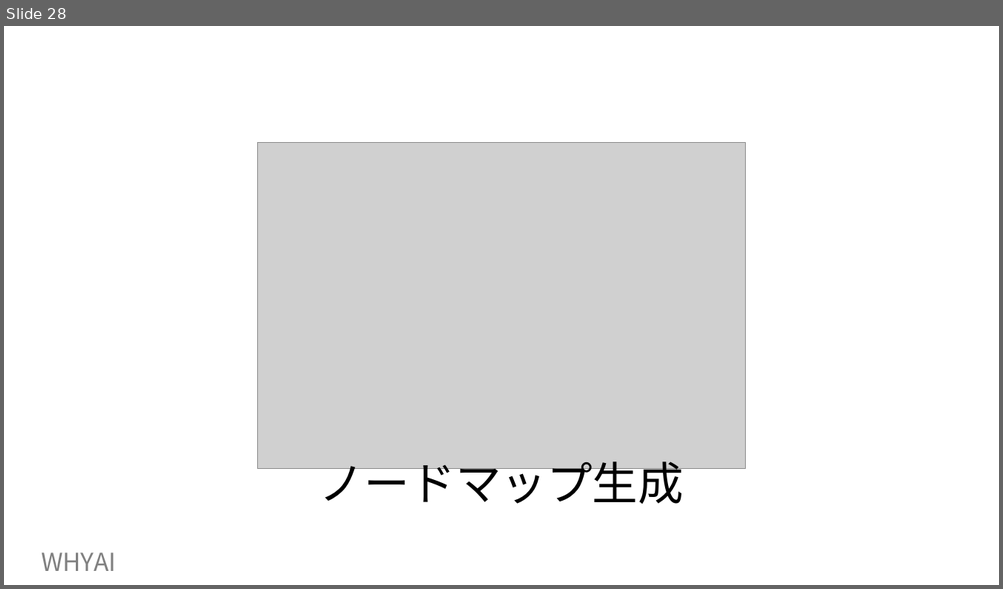
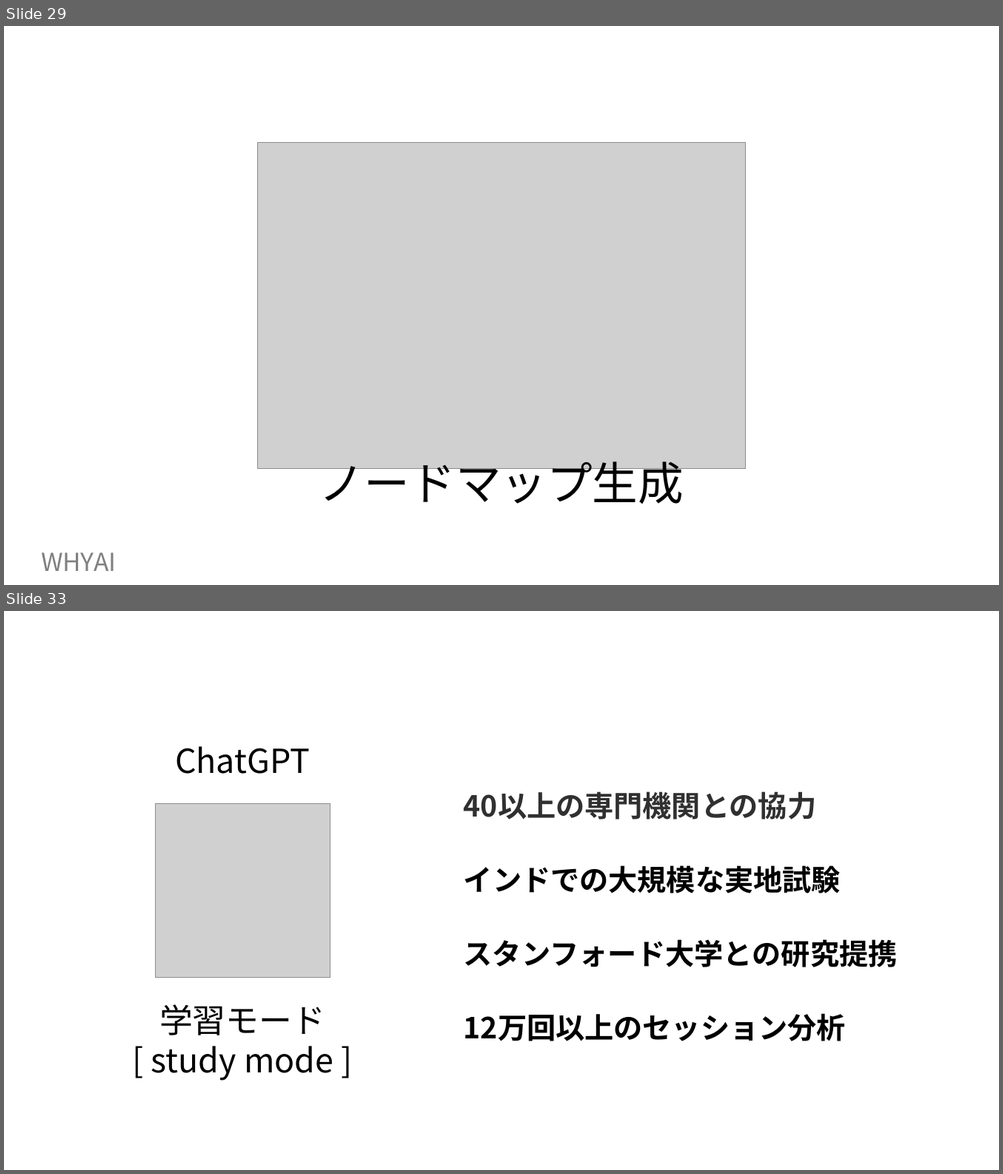
Before and after one commit to ishiomaru/WHYAI, a slide deck: docs/docs-new/WHYAI slide1.pptx. Shown one above the other, each under a label of ours: slide 28 before the commit, slides 29 and 33 after it; the slides between them are not shown. The pictures are 1003x589 and 1003x1174 pixels, drawn with LibreOffice and Linux fonts; fonts in the diff are those of the drawing; grey boxes stand for pictures. Boxes give left, top, right and bottom in pixels: in the first picture for what was removed or moved away, otherwise in the second. Text is boxed around its words. In the diff, an @@ line names an element or a change of style, - is before the commit and + after.

```diff
--- a/docs/docs-new/WHYAI slide1.pptx
+++ b/docs/docs-new/WHYAI slide1.pptx
@@ slide 33 added at bbox=[4, 611, 999, 1170], background #FFFFFF @@
@@ text added at bbox=[175, 746, 310, 774], 32 pt, text #000000 @@
+ChatGPT
@@ picture added at bbox=[156, 803, 330, 977] @@
@@ text added at bbox=[464, 792, 816, 820], 28 pt, text #303030, bold @@
+40以上の専門機関との協力
@@ text added at bbox=[464, 866, 840, 894], 28 pt, text #000000, bold @@
+インドでの大規模な実地試験
@@ text added at bbox=[464, 940, 897, 968], 28 pt, text #000000, bold @@
+スタンフォード大学との研究提携
@@ text added at bbox=[151, 1005, 333, 1081], 32 pt, text #000000 @@
+学習モード
+[ study mode ]
@@ text added at bbox=[464, 1014, 845, 1042], 28 pt, text #000000, bold @@
+12万回以上のセッション分析
@@ what was slide 28 is now slide 29 @@
```
Also in this commit, not shown: 2 slides changed, 18 other slides added, 1 slide removed, 2 other files.
